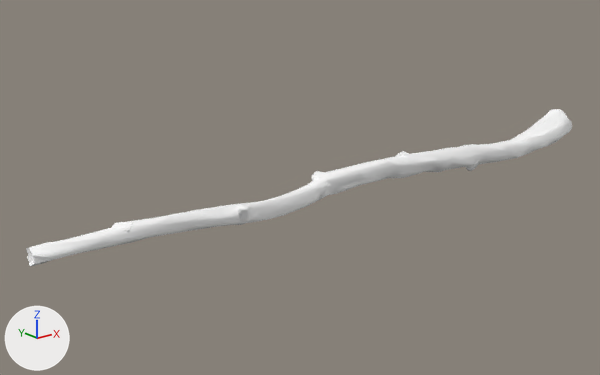
An edit to the glTF model EverythingLibraryBrowser/models/trees/trees-dead-trees-wood-dead-branch/trees-dead-trees-wood-dead-branch_v5.glb, drawn before and after from the same camera.
Both versions are drawn from a 50 mm lens placed at (-1.231, -1.318, 0.574), pointed at (-0.114, 0.078, 0.016). Every picture has the same lights, and +X, +Y and +Z are marked at lower left. The first picture is the older version. Vertices at exactly the same position are counted once.

Before the edit, the objects in view are built like this:
```python
me_mesh_005 = bpy.data.meshes.new('Mesh.005')
me_mesh_005.from_pydata(...)  # 792 vertices, 1513 faces; spans x -0.75..0.75, y -0.07..0.07, z 0.0..0.1
me_mesh_005.materials.append(mat_mat_particlestandard_168)
ob_dead_branch_v5 = bpy.data.objects.new('Dead Branch_v5', me_mesh_005)
ob_dead_branch_v5.location = (0.0, 0.0, 0.0)
```
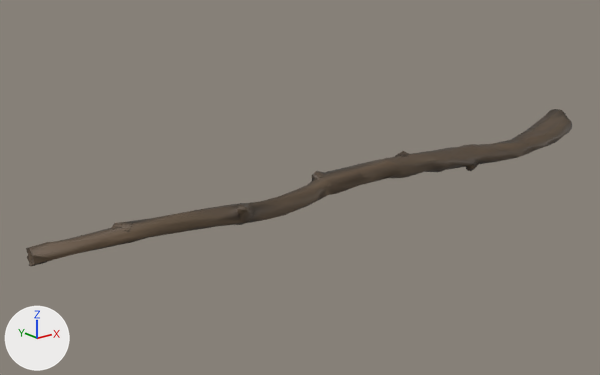
The newer file is also turned or shifted as a whole; pictures and numbers use the older file's frame.

Where the change shows, as pixel boxes (x1, y1, x2, y2) in the pictures (600 x 375 px):
part 1 of me_mesh_005, recoloured: (26, 109, 572, 266) in both

The change, as a list of edits to the scene's bpy script:
```text
Change me_mesh_005:
    where me_mesh_005.from_pydata(...)  # 792 vertices, 1513 faces; spans x -0.75..0.75, y -0.07..0.07, z 0.0..0.1
    used by ob_dead_branch_v5; location = (0.0, 0.0, 0.0)
    me_mesh_005 part 1: 1513 faces centred in x -0.75..0.75, y -0.07..0.07, z 0.0..0.1 are repainted in the vertex colours; the middle colour goes from white #ffffff to brown #2e261e
```
